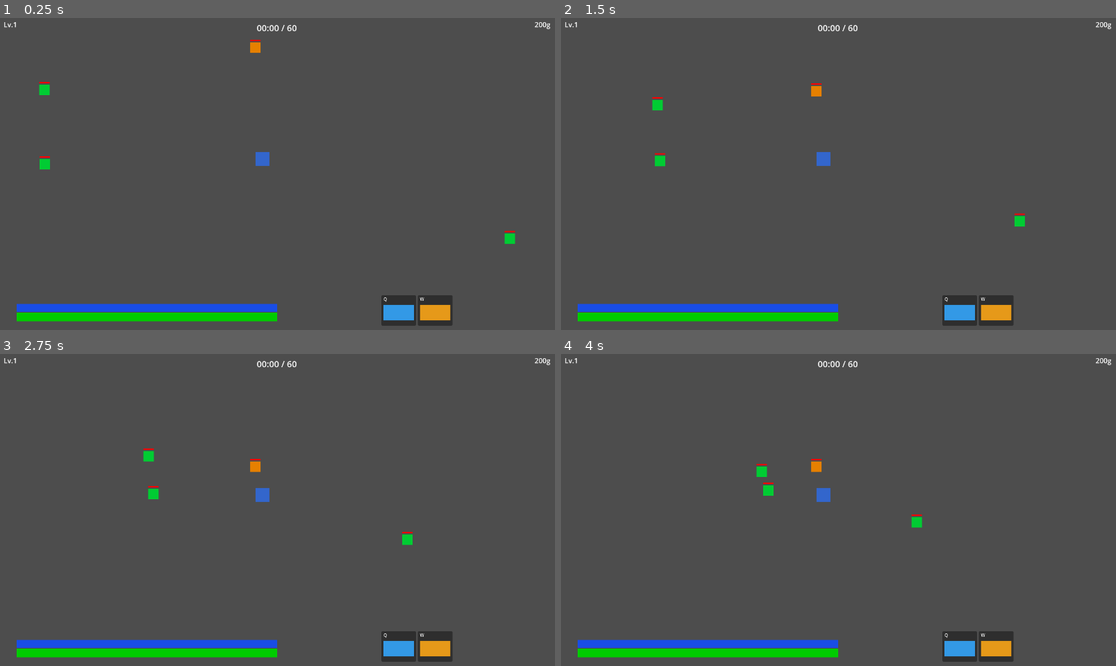
Above: before the commit, frames 1-4 (two rows, left to right).
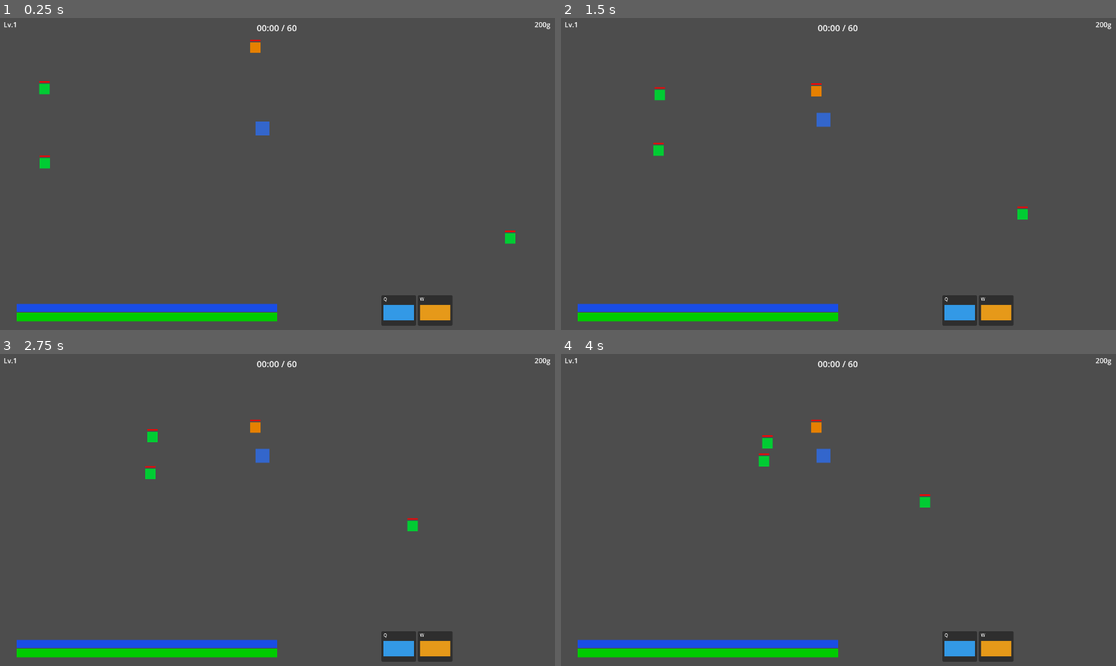
Above: after the commit, the same moments.

Repository: zhistokoepvpp-ctrl/hero-chaos
Game: Godot game, scene res://Scenes/Arena.tscn
Same seed, same stepped clock (60 frames per second), same inputs: the game is played once before the commit and once after it. This scene is started directly instead of the project's main scene.
Inputs (mouse positions are in pixels of both pictures, inside the frame that each line leads up to):
- Up to frame 1 (0.25 s): no input
- Up to frame 2 (1.5 s): move the mouse to (960, 158) at 0.52 s; tap Q (ability_q) at 0.6 s; click (960, 158) at 0.67 s; drag from (727, 189) to (810, 236) at 1.27 s
- Up to frame 3 (2.75 s): move the mouse to (333, 441) at 2.02 s; tap Q (ability_q) at 2.1 s; click (333, 441) at 2.17 s
- Up to frame 4 (4 s): drag from (810, 572) to (672, 463) at 2.77 s; move the mouse to (1005, 556) at 3.52 s; tap Q (ability_q) at 3.6 s; click (1005, 556) at 3.67 s

The runs differ from the first frame. In frame 1, 0.3% of the frame differs, in the area x 7-93%, y 20-73%; in frame 2, 0.6%; in frame 3, 0.8%, in the area x 25-76%, y 20-62%; in frame 4, 0.8%.
Error after the commit: Invalid access to property or key 'player_data' on a base object of type 'Nil'. (res://Scripts/UI/ArenaUI.gd:190)

Commit message:
fix: auto-acquire nearest monster, lobby wave label

Diff:
--- a/game/Scripts/UI/ArenaUI.gd
+++ b/game/Scripts/UI/ArenaUI.gd
@@ -144,6 +144,17 @@
 				return m
 	return null
 
+func _find_nearest_monster():
+	var nearest = null
+	var min_dist = 999999.0
+	for m in _wave_manager.monsters:
+		if is_instance_valid(m) and m._alive:
+			var d = hero_rect.position.distance_to(m.position)
+			if d < min_dist:
+				min_dist = d
+				nearest = m
+	return nearest
+
 func _process(delta):
 	if Input.is_action_just_pressed("ability_q") and _hero:
 		_hero.ability_q()
@@ -183,9 +194,9 @@
 				p.add_xp(_attacking_target.xp_reward)
 				_max_hp = p.get_hp()
 				_max_mana = p.get_mana()
-				_attacking_target = null
+				_attacking_target = _find_nearest_monster()
 	else:
-		_attacking_target = null
+		_attacking_target = _find_nearest_monster() if not _is_moving else null
 
 	var alive = 0
 	var snap = _wave_manager.monsters.duplicate()
--- a/game/Scripts/UI/LobbyUI.gd
+++ b/game/Scripts/UI/LobbyUI.gd
@@ -16,6 +16,7 @@
 	if GameManager.phase == Constants.GamePhase.LOBBY:
 		var t = max(0, int(GameManager._lobby_timer))
 		timer_label.text = "%02d:%02d" % [t / 60, t % 60]
+		wave_label.text = "Wave: %d" % (GameManager.current_wave + 1)
 		_update_player_list()
 
 func _update_player_list():
